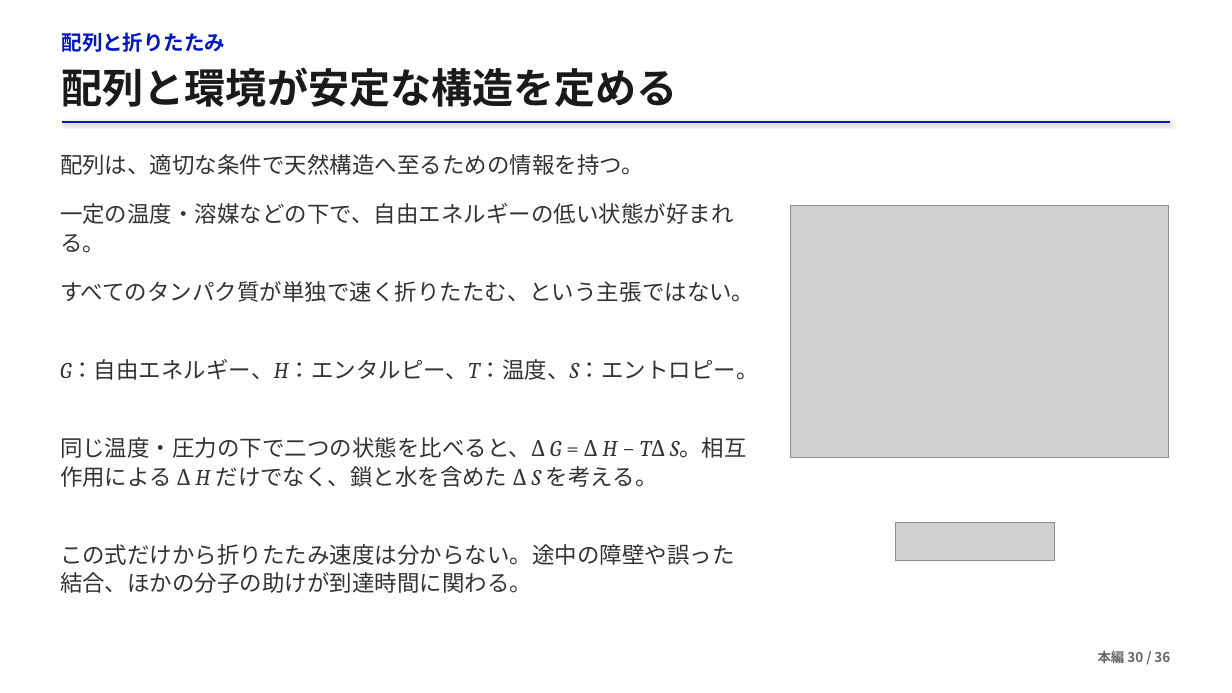
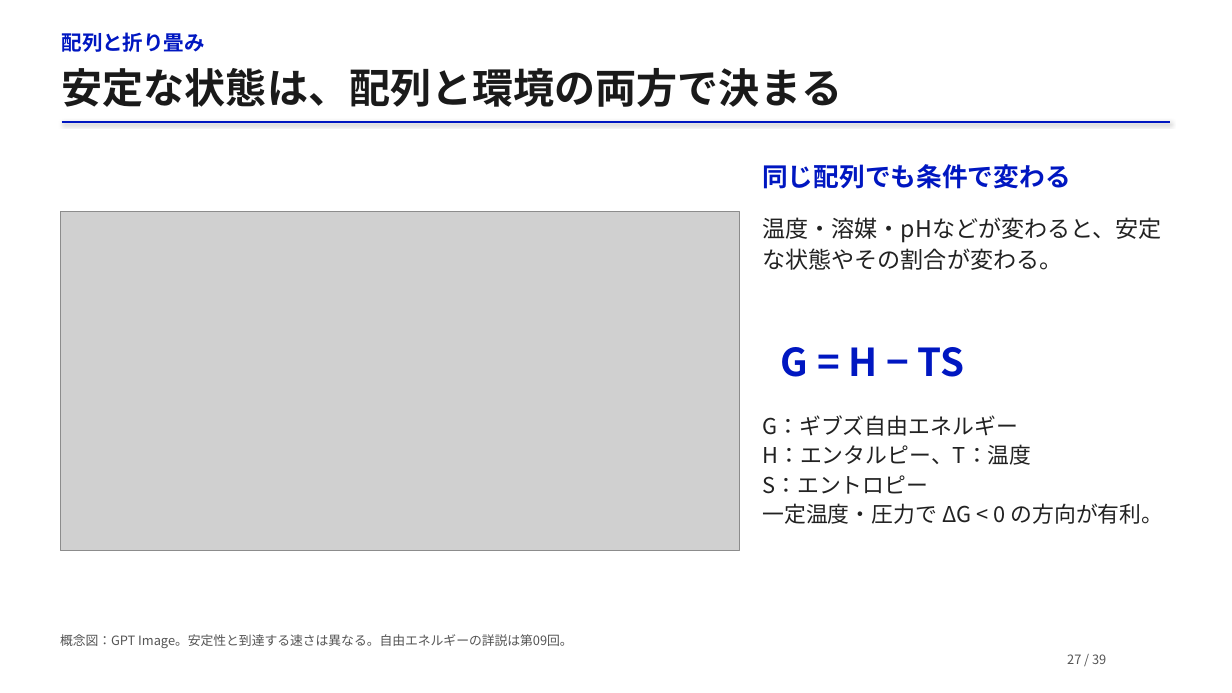
Before and after one commit to matsunagalab/lecture_bioinfo, a slide deck: slide 27 of 03_タンパク質構造の基礎/03_タンパク質構造の基礎.pptx (slide 30 before the commit). Drawn at 1232x693 pixels with LibreOffice and Linux fonts; fonts in the diff are those of the drawing; grey boxes stand for pictures. Boxes give left, top, right and bottom in pixels: in the first picture for what was removed or moved away, otherwise in the second. Text is boxed around its words. In the diff, an @@ line names an element or a change of style, - is before the commit and + after.

```diff
--- a/03_タンパク質構造の基礎/03_タンパク質構造の基礎.pptx
+++ b/03_タンパク質構造の基礎/03_タンパク質構造の基礎.pptx
@@ text at (62, 32, 205, 52): text changed @@
-配列と折りたたみ
+配列と折り畳み
@@ text at (62, 68, 843, 107): text changed @@
-配列と環境が安定な構造を定める
+安定な状態は、配列と環境の両方で決まる
@@ text removed at (60, 154, 644, 175) @@
-配列は、適切な条件で天然構造へ至るための情報を持つ。
@@ text at (762, 164, 1070, 189): text changed; size 17.5 to 20 pt; text colour #333333 to #0017C1; bold on @@
-一定の温度・溶媒などの下で、自由エネルギーの低い状態が好まれる。
+同じ配列でも条件で変わる
@@ picture removed at (790, 205, 1169, 457) @@
@@ picture added at (60, 212, 739, 551) @@
@@ text at (762, 217, 1162, 270): text changed; size 17.5 to 18 pt; text colour #333333 to #222222 @@
-すべてのタンパク質が単独で速く折りたたむ、という主張ではない。
+温度・溶媒・pHなどが変わると、安定な状態やその割合が変わる。
@@ text added at (781, 347, 965, 377), 30 pt, text #0017C1, bold @@
+G = H − TS
@@ text at (762, 415, 1164, 524): text changed; size 17.5 to 17 pt; text colour #333333 to #222222 @@
-G：自由エネルギー、H：エンタルピー、T：温度、S：エントロピー。
+G：ギブズ自由エネルギー
+H：エンタルピー、T：温度
+S：エントロピー
+一定温度・圧力で ΔG < 0 の方向が有利。
@@ text removed at (60, 437, 747, 487) @@
-同じ温度・圧力の下で二つの状態を比べると、Δ G = Δ H − TΔ S。相互作用による Δ H だけでなく、鎖と水を含めた Δ S を考える。
@@ picture removed at (896, 522, 1055, 560) @@
@@ text at (60, 634, 573, 648): text changed; size 17.5 to 10 pt; text colour #333333 to #555555 @@
-この式だけから折りたたみ速度は分からない。途中の障壁や誤った結合、ほかの分子の助けが到達時間に関わる。
+概念図：GPT Image。安定性と到達する速さは異なる。自由エネルギーの詳説は第09回。
@@ text added at (1067, 654, 1106, 664), 10 pt, text #555555 @@
+27 / 39
@@ text removed at (1098, 650, 1170, 663) @@
-本編 30 / 36
```
Also in this commit, not shown: 23 other slides changed, 17 slides added, 14 slides removed, 2 other files.
